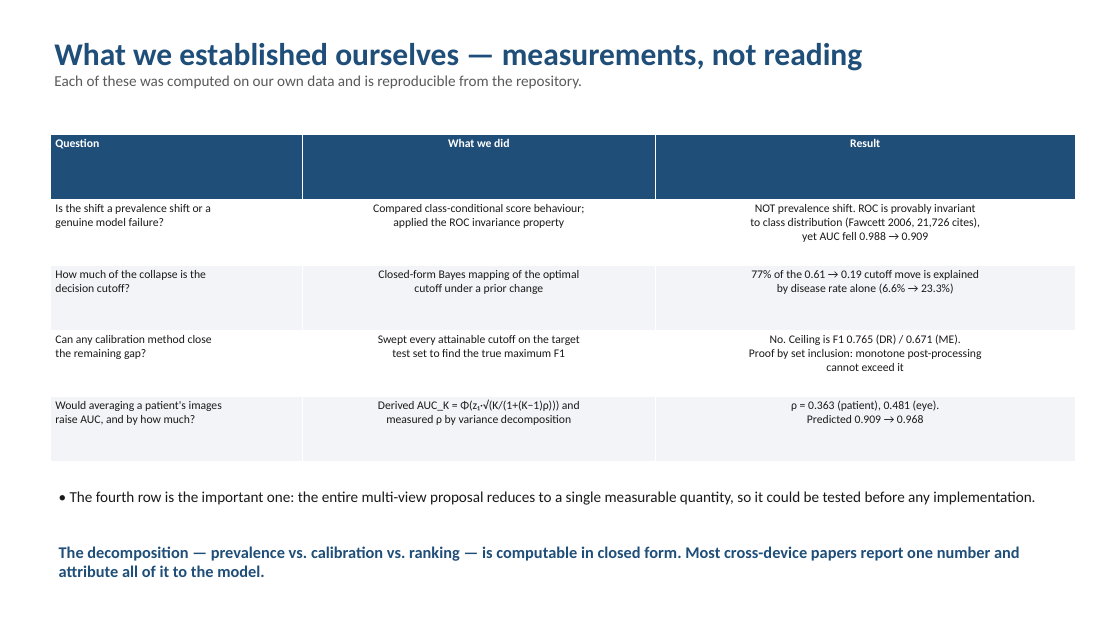
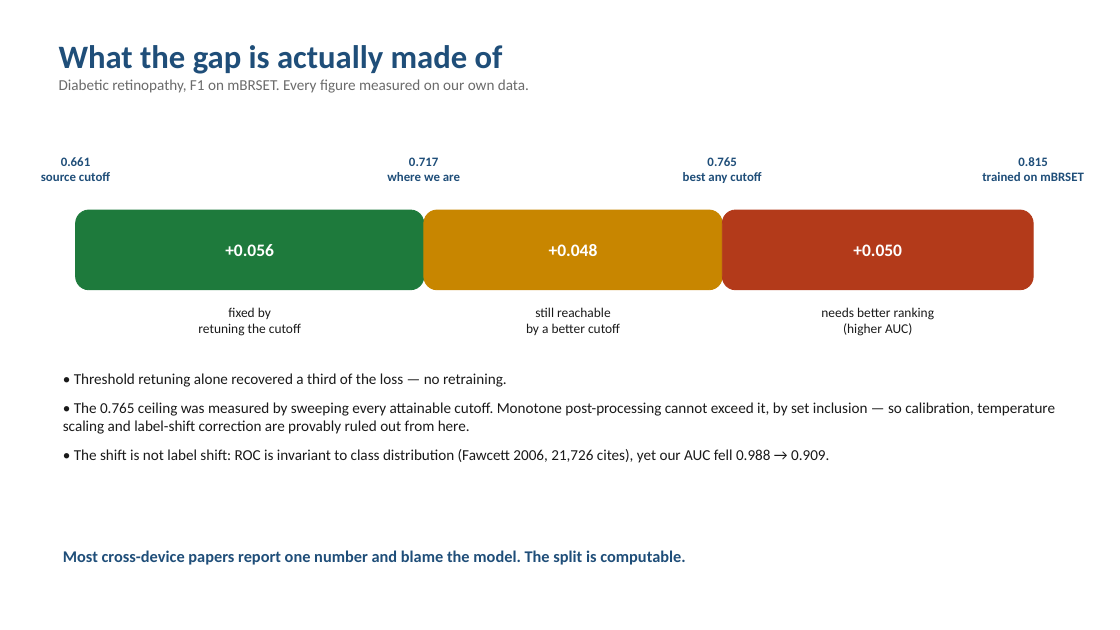
Before and after one commit to Sahith59/brset-convnextv2, a slide deck: slide 3 of presentation/BRSET_Part2_LiteratureReview.pptx. Drawn at 1120x630 pixels with LibreOffice and Linux fonts; fonts in the diff are those of the drawing. Boxes give left, top, right and bottom in pixels: in the first picture for what was removed or moved away, otherwise in the second. Text is boxed around its words. In the diff, an @@ line names an element or a change of style, - is before the commit and + after.

```diff
--- a/presentation/BRSET_Part2_LiteratureReview.pptx
+++ b/presentation/BRSET_Part2_LiteratureReview.pptx
@@ text at (59,45,529,93): text changed; text colour #5A5A5A to #6B6B6B @@
-What we established ourselves — measurements, not reading
-Each of these was computed on our own data and is reproducible from the repository.
+What the gap is actually made of
+Diabetic retinopathy, F1 on mBRSET. Every figure measured on our own data.
@@ table removed at (50,134,1075,462), 5 rows, 3 columns @@
-Question | What we did | Result
-Is the shift a prevalence shift or a / genuine model failure? | Compared class-conditional score behaviour; / applied the ROC invariance property | NOT prevalence shift. ROC is provably invariant / to class distribution (Fawcett 2006, 21,726 cites), / yet AUC fell 0.988 → 0.909
-How much of the collapse is the / decision cutoff? | Closed-form Bayes mapping of the optimal / cutoff under a prior change | 77% of the 0.61 → 0.19 cutoff move is explained / by disease rate alone (6.6% → 23.3%)
-Can any calibration method close / the remaining gap? | Swept every attainable cutoff on the target / test set to find the true maximum F1 | No. Ceiling is F1 0.765 (DR) / 0.671 (ME). / Proof by set inclusion: monotone post-processing / cannot exceed it
-Would averaging a patient's images / raise AUC, and by how much? | Derived AUC_K = Φ(z₁·√(K/(1+(K−1)ρ))) and / measured ρ by variance decomposition | ρ = 0.363 (patient), 0.481 (eye). / Predicted 0.909 → 0.968
@@ text added at (41,157,110,181), 11 pt, text #1F4E79, bold @@
+0.661
+source cutoff
@@ text added at (387,157,460,181), 11 pt, text #1F4E79, bold @@
+0.717
+where we are
@@ text added at (683,157,761,183), 11 pt, text #1F4E79, bold @@
+0.765
+best any cutoff
@@ text added at (982,157,1084,181), 11 pt, text #1F4E79, bold @@
+0.815
+trained on mBRSET
@@ rounded rectangle added at (76,210,424,290), fill #1E7A3C, outline #1E7A3C 0.75 pt, 15 pt, text #FFFFFF, bold @@
++0.056
@@ rounded rectangle added at (424,210,723,290), fill #C88600, outline #C88600 0.75 pt, 15 pt, text #FFFFFF, bold @@
++0.048
@@ rounded rectangle added at (723,210,1033,290), fill #B33A1A, outline #B33A1A 0.75 pt, 15 pt, text #FFFFFF, bold @@
++0.050
@@ text added at (198,307,301,336), 11.5 pt, text #1A1A1A @@
+fixed by
+retuning the cutoff
@@ text added at (526,307,620,335), 11.5 pt, text #1A1A1A @@
+still reachable
+by a better cutoff
@@ text added at (821,307,934,336), 11.5 pt, text #1A1A1A @@
+needs better ranking
+(higher AUC)
@@ text added at (63,373,1055,463), 13 pt, text #1A1A1A @@
+• Threshold retuning alone recovered a third of the loss — no retraining.
+• The 0.765 ceiling was measured by sweeping every attainable cutoff. Monotone post-processing cannot exceed it, by set inclusion — so calibration, temperature scaling and label-shift correction are provably ruled out from here.
+• The shift is not label shift: ROC is invariant to class distribution (Fawcett 2006, 21,726 cites), yet our AUC fell 0.988 → 0.909.
@@ text removed at (70,491,1035,505) @@
-• The fourth row is the important one: the entire multi-view proposal reduces to a single measurable quantity, so it could be tested before any implementation.
@@ text at (63,550,685,565): text changed @@
-The decomposition — prevalence vs. calibration vs. ranking — is computable in closed form. Most cross-device papers report one number and attribute all of it to the model.
+Most cross-device papers report one number and blame the model. The split is computable.
```
Also in this commit, not shown: 5 other slides changed, 1 other file.
